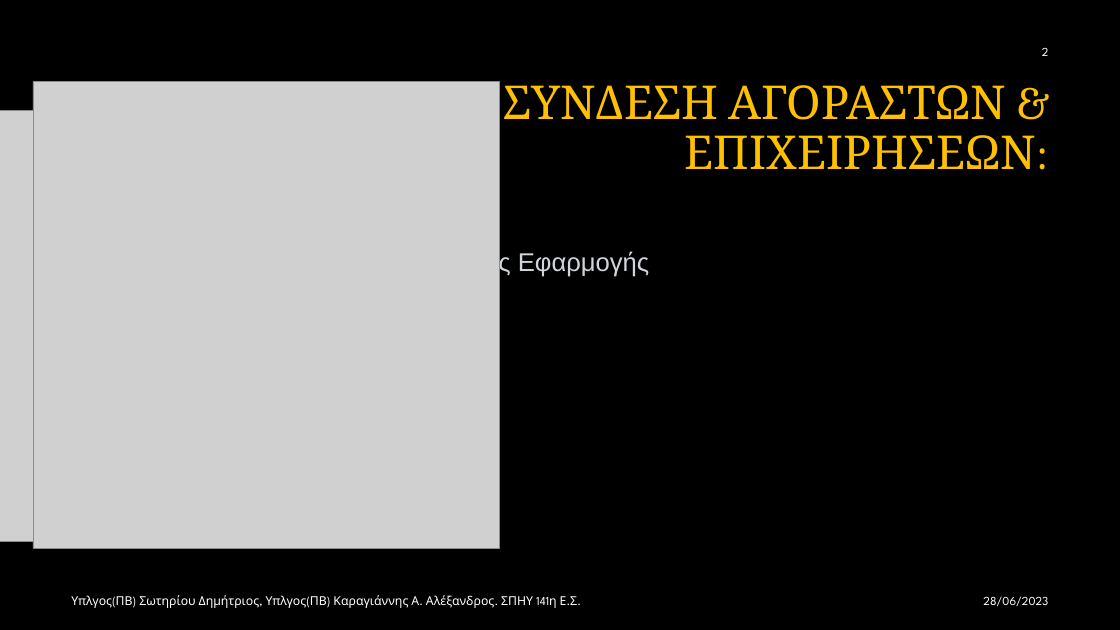
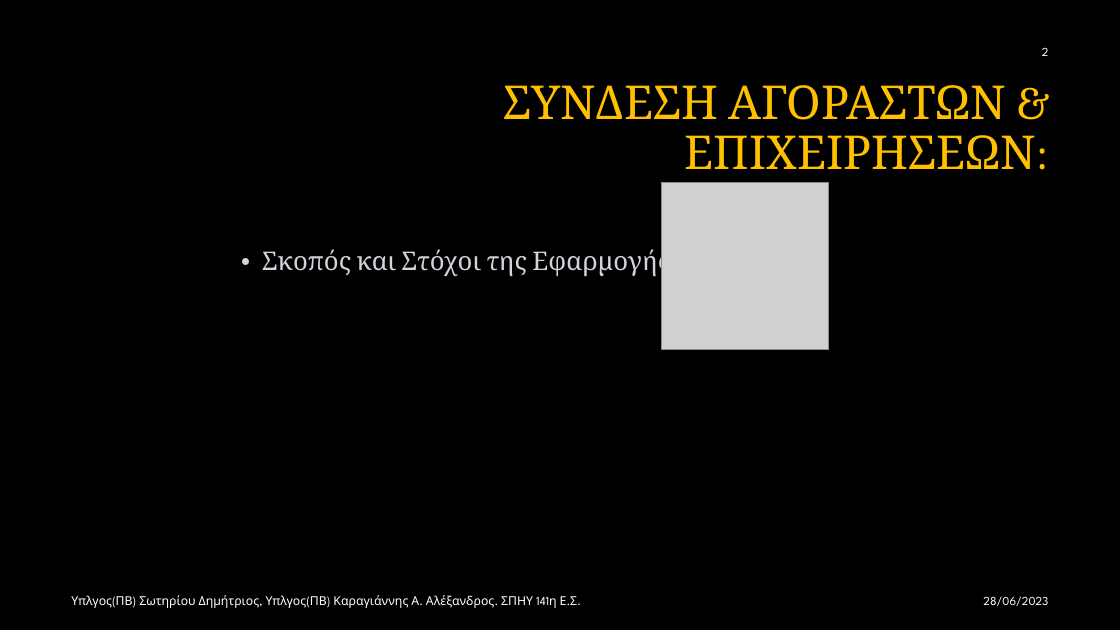
Before and after one commit to Alan-III/GroupBuy, a slide deck: slide 2 of GroupBuy.pptx. Drawn at 1120x630 pixels with LibreOffice and Linux fonts; fonts in the diff are those of the drawing; grey boxes stand for pictures; background and template pictures are left out. Boxes give left, top, right and bottom in pixels: in the first picture for what was removed or moved away, otherwise in the second. Text is boxed around its words. In the diff, an @@ line names an element or a change of style, - is before the commit and + after.

```diff
--- a/GroupBuy.pptx
+++ b/GroupBuy.pptx
@@ picture removed at (33,82,499,548) @@
@@ picture removed at (0,110,243,541) @@
@@ picture added at (662,182,828,349) @@
@@ text "Σκοπός και Στόχοι της Εφαρμογής" at (262,247,670,278): font Arial to Cambria @@
```
Also in this commit, not shown: 17 other slides changed, 4 slides added, 5 other files.
